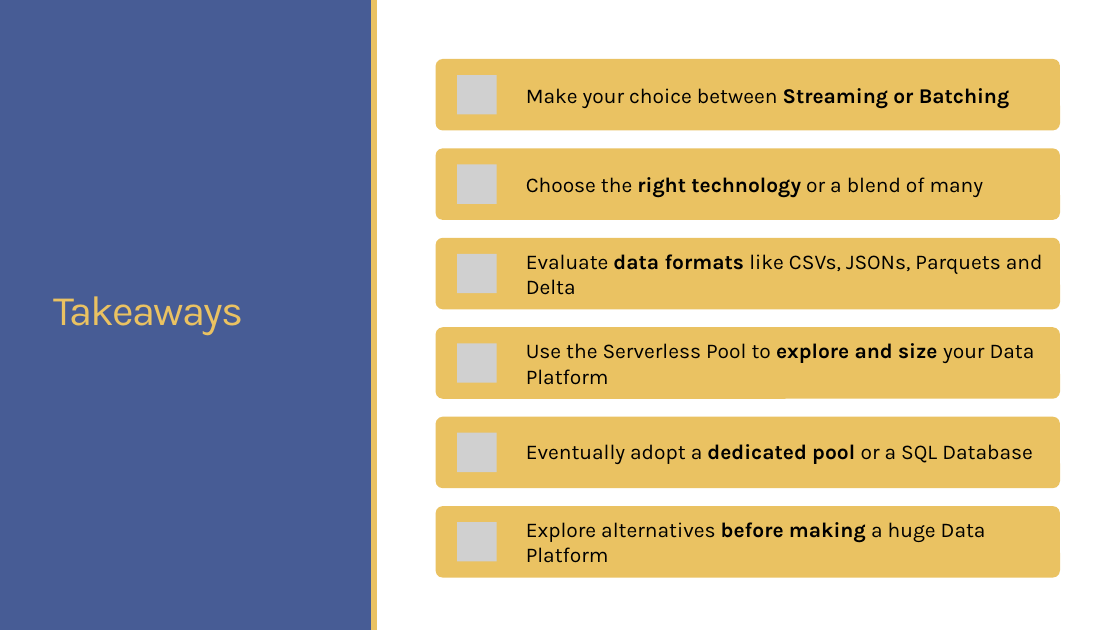
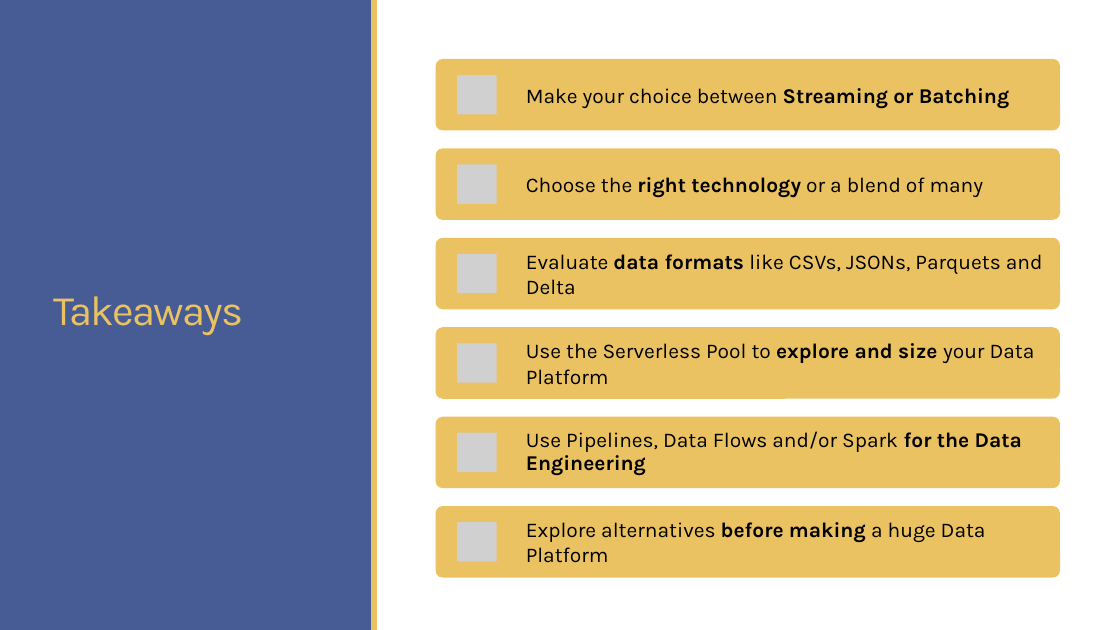
Before and after one commit to childotg/Events.2023, a slide deck: slide 34 of 230424 - Serverless Architecture Conference @London/Implement a Serverless Data Platform with Microsoft Azure.pptx. Drawn at 1120x630 pixels with LibreOffice and Linux fonts; fonts in the diff are those of the drawing; grey boxes stand for pictures; background and template pictures are left out. Boxes give left, top, right and bottom in pixels: in the first picture for what was removed or moved away, otherwise in the second. Text is boxed around its words. In the diff, an @@ line names an element or a change of style, - is before the commit and + after.

Commit message:
SLA release fix

```diff
--- a/230424 - Serverless Architecture Conference @London/Implement a Serverless Data Platform with Microsoft Azure.pptx
+++ b/230424 - Serverless Architecture Conference @London/Implement a Serverless Data Platform with Microsoft Azure.pptx
@@ text at [526,431,1022,476]: text changed @@
-Eventually adopt a dedicated pool or a SQL Database
+Use Pipelines, Data Flows and/or Spark for the Data Engineering
```
